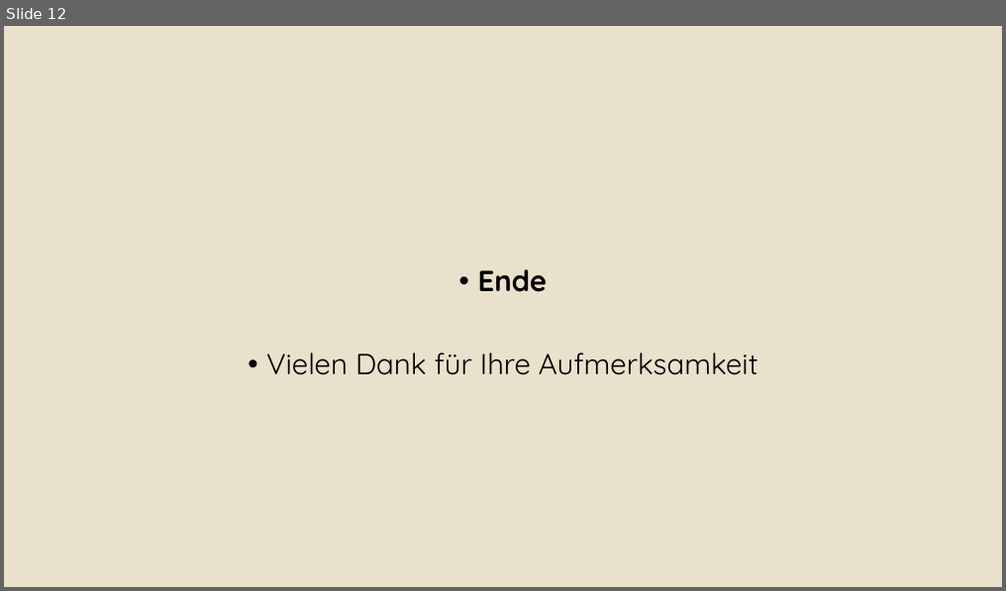
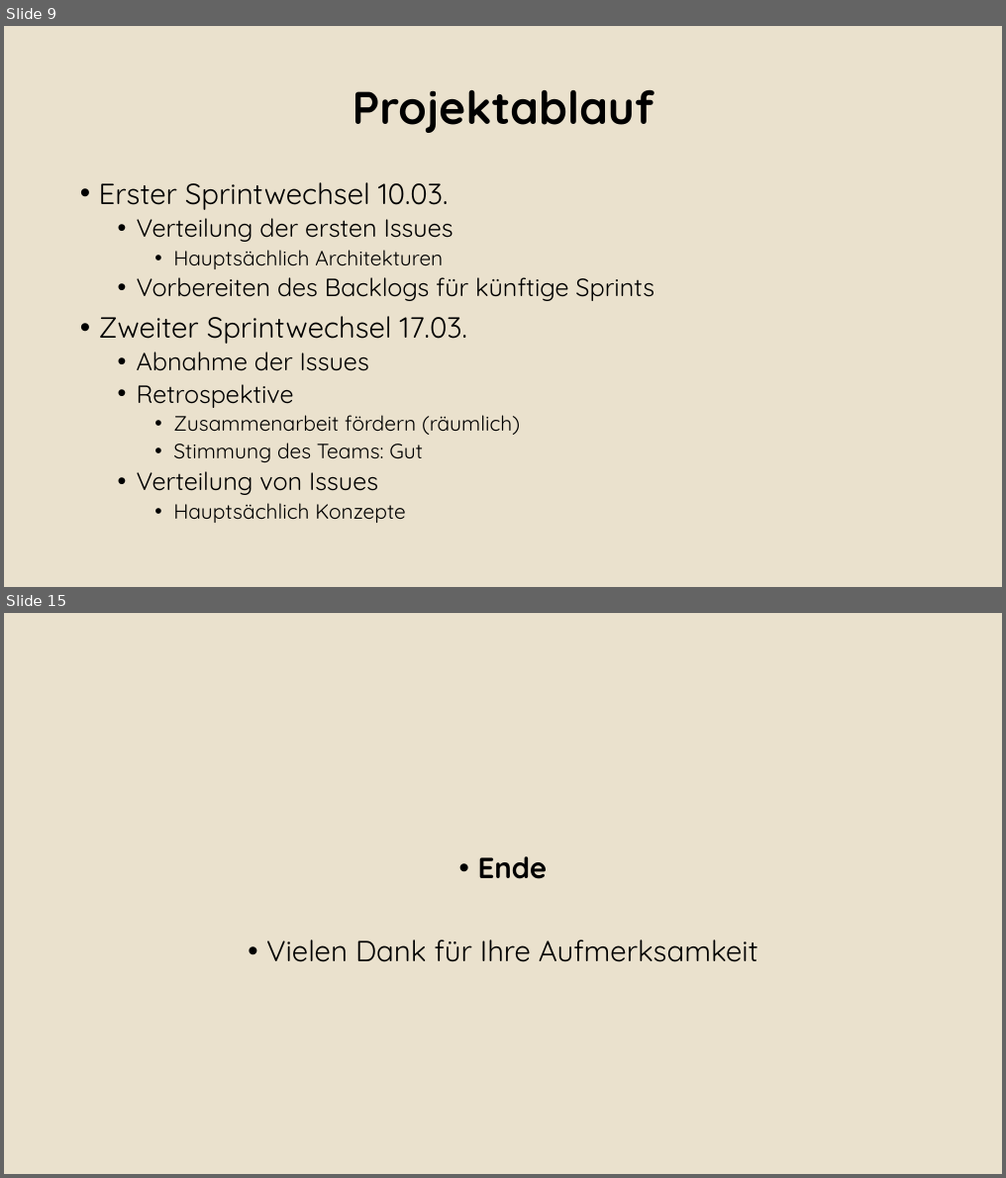
Before and after one commit to Alergeek/Dokumentation, a slide deck: Allergeeks/Corporate Design/Bsp Präsi.pptx. Shown one above the other, each under a label of ours: slide 12 before the commit, slides 9 and 15 after it; the slides between them are not shown. The pictures are 1006x591 and 1006x1178 pixels, drawn with LibreOffice and Linux fonts; fonts in the diff are those of the drawing; background and template pictures are left out. Boxes give left, top, right and bottom in pixels: in the first picture for what was removed or moved away, otherwise in the second. Text is boxed around its words. In the diff, an @@ line names an element or a change of style, - is before the commit and + after.

Commit message:
Added a Presentation konzept

```diff
--- a/Allergeeks/Corporate Design/Bsp Präsi.pptx
+++ b/Allergeeks/Corporate Design/Bsp Präsi.pptx
@@ slide 9 added at [4, 26, 1002, 587], background #EAE2CE @@
@@ title added at [352, 90, 654, 133], 44 pt, text #000000, bold @@
+Projektablauf
@@ text added at [99, 182, 654, 523], 24 pt, text #000000 @@
+• Erster Sprintwechsel 10.03.
+  • Verteilung der ersten Issues
+    • Hauptsächlich Architekturen
+  • Vorbereiten des Backlogs für künftige Sprints
+• Zweiter Sprintwechsel 17.03.
+  • Abnahme der Issues
+  • Retrospektive
+    • Zusammenarbeit fördern (räumlich)
+    • Stimmung des Teams: Gut
+  • Verteilung von Issues
+    • Hauptsächlich Konzepte
@@ what was slide 12 is now slide 15 @@
```
Also in this commit, not shown: 2 slides changed, 11 other slides added, 9 slides removed, 5 other files.
